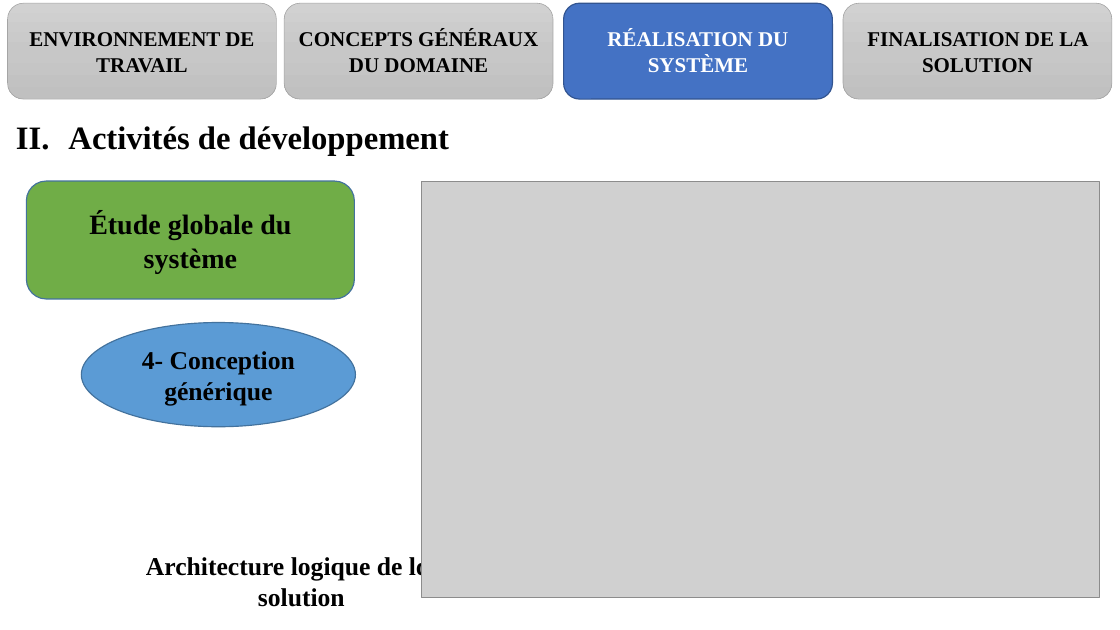
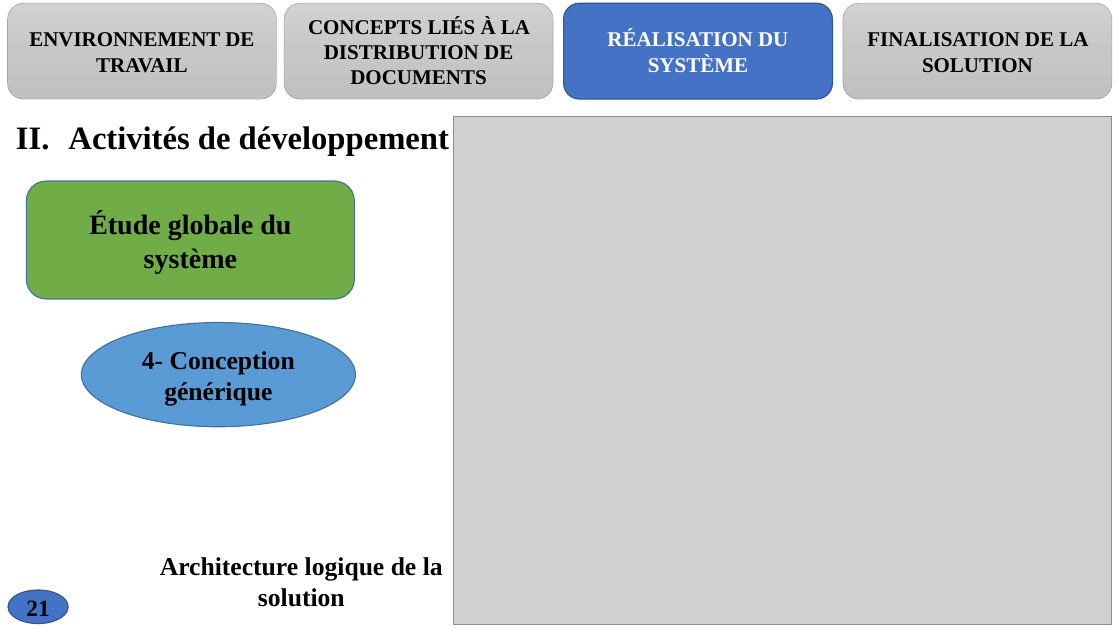
Before and after one commit to melaken/distdocs, a slide deck: slide 21 of Documents/theme/diapo.pptx (slide 19 before the commit). Drawn at 1120x630 pixels with LibreOffice and Linux fonts; fonts in the diff are those of the drawing; grey boxes stand for pictures. Boxes give left, top, right and bottom in pixels: in the first picture for what was removed or moved away, otherwise in the second. Text is boxed around its words. In the diff, an @@ line names an element or a change of style, - is before the commit and + after.

```diff
--- a/Documents/theme/diapo.pptx
+++ b/Documents/theme/diapo.pptx
@@ text in rounded rectangle at [308,18,530,84]: text changed @@
-CONCEPTS GÉNÉRAUX DU DOMAINE
+CONCEPTS LIÉS À LA DISTRIBUTION DE DOCUMENTS
@@ picture: place and size @@
-picture at [422,181,1100,598]
+picture at [454,117,1112,624]
@@ text at [160,557,443,607]: text changed @@
-Architecture logique de lq la solution
+Architecture logique de la solution
@@ page number added at [8,590,69,623], fill #4472C4, outline #325491 1 pt, 20 pt, text #000000, bold @@
+21
```
Also in this commit, not shown: 28 other slides changed, 2 slides added, 26 other files.
